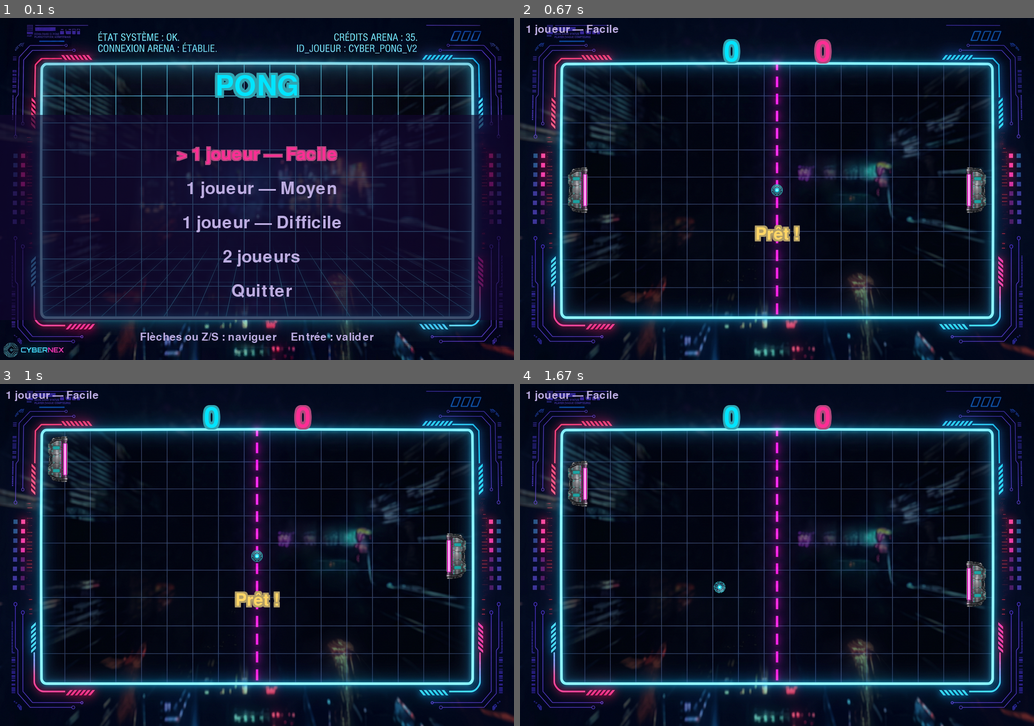
Above: before the commit, frames 1-4 (two rows, left to right).
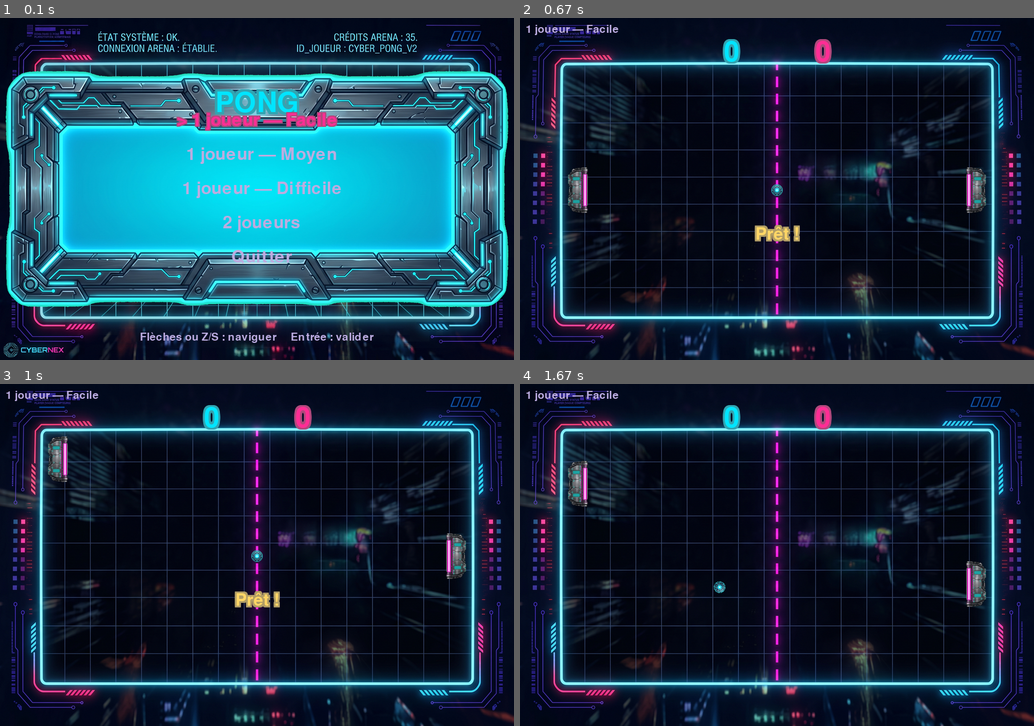
Above: after the commit, the same moments.

Repository: Lamizana/Pong
Game: pygame game, started from main.py
Two runs of this game, one before a commit and one after it. Both use one fixed random seed, a clock stepped at 60 frames per second and the inputs below.
Inputs:
- Up to frame 1 (0.1 s): no input
- Up to frame 2 (0.67 s): tap Enter at 0.33 s
- Up to frame 3 (1 s): hold W from 0.67 s (still down)
- Up to frame 4 (1.67 s): release W at 1.13 s; hold S 1.17-1.47 s; tap Z at 1.23, 1.57 s; hold W from 1.5 s (still down)

The runs differ from the first frame. In frame 1, 65% of the frame differs, in the area x 0-99%, y 15-89%; in frame 2, nothing differs; in frame 3, nothing differs; in frame 4, nothing differs.

Commit message:
feat(menu): integre le cadre de menu (menu_frame) centre

Diff:
--- a/pong/resources.py
+++ b/pong/resources.py
@@ -21,6 +21,7 @@
     def __init__(self):
         self.background = self._load_opaque(settings.ASSET_BACKGROUND)
         self.menu_background = self._load_opaque(settings.ASSET_MENU)
+        self.menu_frame = self._load_sprite(settings.ASSET_MENU_FRAME)
         self.paddle_left = self._load_sprite(settings.ASSET_PADDLE_LEFT)
         self.paddle_right = self._load_sprite(settings.ASSET_PADDLE_RIGHT)
         self.ball = self._load_sprite(settings.ASSET_BALL)
--- a/pong/scenes/menu.py
+++ b/pong/scenes/menu.py
@@ -43,23 +43,31 @@
         surface.blit(self.app.assets.menu_background, (0, 0))
         center_x = settings.WINDOW_WIDTH // 2
 
-        # Panneau translucide : améliore la lisibilité des options sur le décor.
-        panel = pygame.Surface((settings.WINDOW_WIDTH, 360), pygame.SRCALPHA)
-        panel.fill((*settings.SKY_TOP, 165))
-        surface.blit(panel, (0, 170))
+        # Cadre décoratif, centré sur l'écran.
+        frame = self.app.assets.menu_frame
+        frame_rect = frame.get_rect(center=(center_x, settings.WINDOW_HEIGHT // 2))
+        surface.blit(frame, frame_rect)
 
+        # Titre, dans la zone haute du cadre.
         synthwave.glow_text(surface, self.app.font_large, settings.CAPTION.upper(),
-                            settings.NEON_CYAN, center=(center_x, 120), spread=4)
+                            settings.NEON_CYAN,
+                            center=(center_x, frame_rect.top + 56), spread=4)
+
+        # Options, centrées verticalement dans le cadre.
+        spacing = 60
+        first_y = frame_rect.centery - (len(self.options) - 1) * spacing // 2
         for i, (label, _, _) in enumerate(self.options):
             selected = i == self.index
             color = settings.NEON_PINK if selected else settings.TEXT_DIM
             prefix = "> " if selected else "  "
+            center = (center_x, first_y + i * spacing)
             if selected:
                 synthwave.glow_text(surface, self.app.font_medium, prefix + label,
-                                    color, center=(center_x, 240 + i * 60), spread=2)
+                                    color, center=center, spread=2)
             else:
                 self.app.draw_text(surface, prefix + label, self.app.font_medium, color,
-                                   center=(center_x, 240 + i * 60))
+                                   center=center)
+
         self.app.draw_text(surface, "Flèches ou Z/S : naviguer     Entrée : valider",
                            self.app.font_small, settings.TEXT_DIM,
                            center=(center_x, settings.WINDOW_HEIGHT - 40))
--- a/pong/settings.py
+++ b/pong/settings.py
@@ -110,6 +110,7 @@
 # --- Assets (images du thème, générées par scripts/prepare_assets.py) ---
 ASSET_BACKGROUND = "background.png"
 ASSET_MENU = "menu.png"
+ASSET_MENU_FRAME = "menu_frame.png"
 ASSET_PADDLE_LEFT = "paddle_left.png"
 ASSET_PADDLE_RIGHT = "paddle_right.png"
 ASSET_BALL = "ball.png"
--- a/scripts/prepare_assets.py
+++ b/scripts/prepare_assets.py
@@ -79,6 +79,13 @@
     return image.resize((new_width, height), Image.LANCZOS)
 
 
+def fit_width(image, width):
+    """Redimensionne en conservant le ratio pour obtenir `width` de large."""
+    current, height = image.size
+    new_height = max(1, round(height * width / current))
+    return image.resize((width, new_height), Image.LANCZOS)
+
+
 def fit_max(image, size):
     """Redimensionne pour que la plus grande dimension fasse `size`."""
     width, height = image.size
@@ -112,11 +119,13 @@
     image.save(dest)
 
 
-def build_sprite(source, dest, *, height=None, max_size=None):
+def build_sprite(source, dest, *, height=None, width=None, max_size=None):
     """Sprite transparent : détourage + recadrage + redimensionnement."""
     image = crop_to_content(remove_green_background(_load(source)))
     if height is not None:
         image = fit_height(image, height)
+    elif width is not None:
+        image = fit_width(image, width)
     elif max_size is not None:
         image = fit_max(image, max_size)
     image = clean_alpha(image)
@@ -131,8 +140,9 @@
     build_sprite("raquette_gauche.jpeg", OUT / "paddle_left.png", height=80)
     build_sprite("raquette_droite.jpeg", OUT / "paddle_right.png", height=80)
     build_sprite("balle.jpeg", OUT / "ball.png", max_size=20)
+    build_sprite("rectangle_menu_01.jpeg", OUT / "menu_frame.png", width=880)
 
-    for name in ("background", "menu", "paddle_left", "paddle_right", "ball"):
+    for name in ("background", "menu", "paddle_left", "paddle_right", "ball", "menu_frame"):
         path = OUT / f"{name}.png"
         with Image.open(path) as im:
             print(f"  {path.relative_to(ROOT)}  {im.size}  {im.mode}")
--- a/tests/test_assets.py
+++ b/tests/test_assets.py
@@ -16,13 +16,14 @@
     assert store.paddle_left.get_height() == settings.PADDLE_HEIGHT
     assert store.paddle_right.get_height() == settings.PADDLE_HEIGHT
     assert max(store.ball.get_size()) <= 24
+    assert store.menu_frame.get_width() <= 900
 
 
 def test_sprites_have_transparent_corners():
     pygame.display.set_mode((1, 1))
     store = AssetStore()
 
-    for sprite in (store.paddle_left, store.paddle_right, store.ball):
+    for sprite in (store.paddle_left, store.paddle_right, store.ball, store.menu_frame):
         width, height = sprite.get_size()
         assert sprite.get_at((0, 0)).a == 0
         assert sprite.get_at((width - 1, height - 1)).a == 0
--- a/tests/test_prepare_assets.py
+++ b/tests/test_prepare_assets.py
@@ -10,6 +10,7 @@
 from scripts.prepare_assets import (  # noqa: E402
     clean_alpha,
     crop_to_content,
+    fit_width,
     is_green_background,
     remove_green_background,
 )
@@ -64,3 +65,11 @@
 
     assert out.getpixel((0, 0))[3] == 0
     assert out.getpixel((1, 0))[3] == 200
+
+
+def test_fit_width_preserves_ratio():
+    image = Image.new("RGBA", (200, 100), (255, 0, 0, 255))
+
+    out = fit_width(image, 400)
+
+    assert out.size == (400, 200)
Binary file added: pong/assets/menu_frame.png
